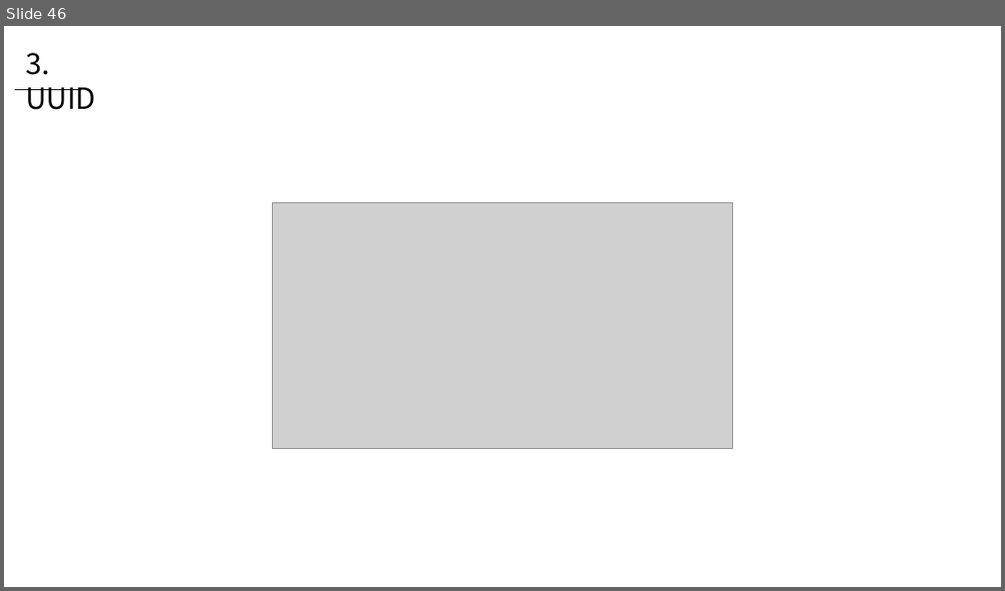
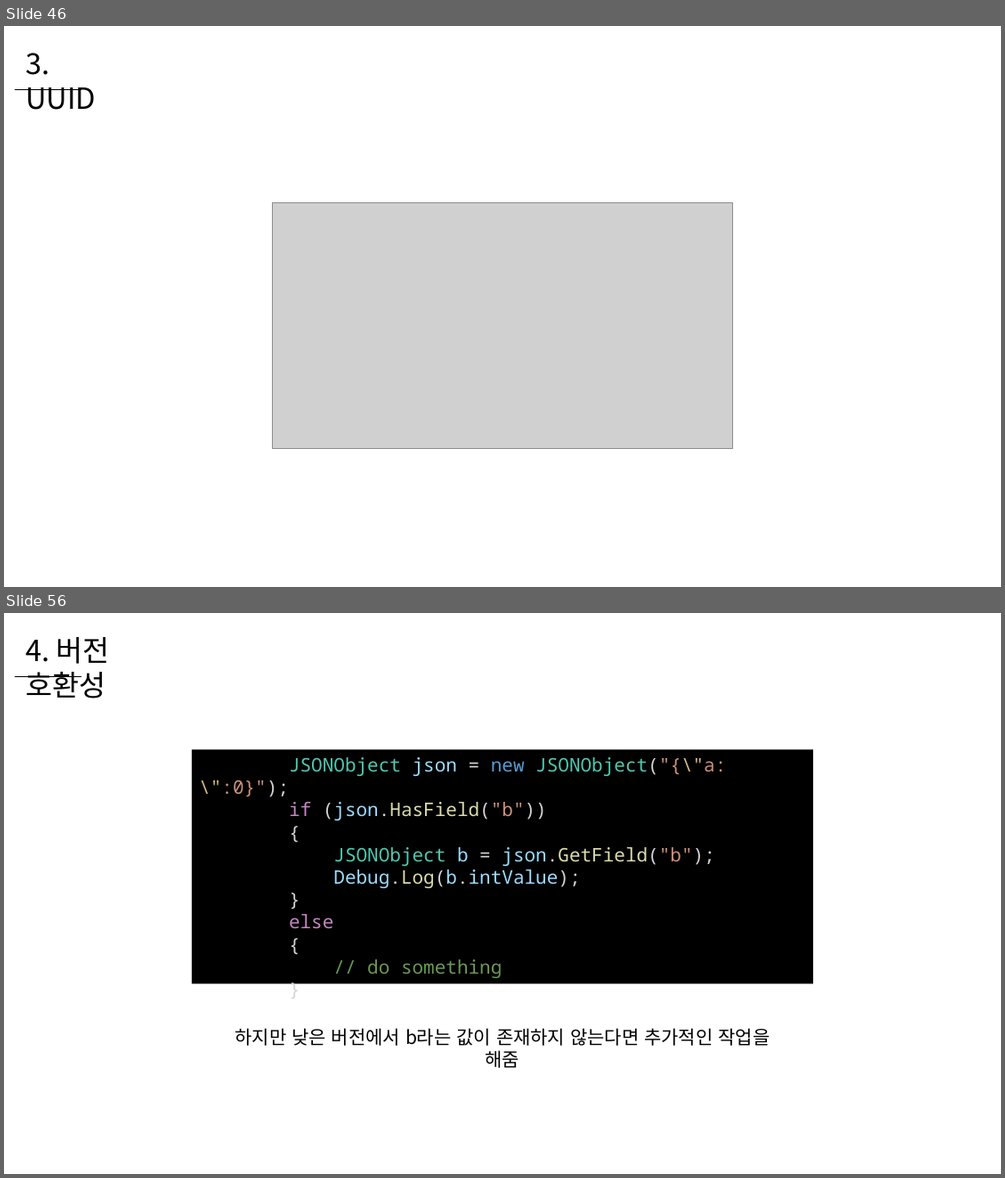
Before and after one commit to WooLyung/2022-Unity-Lecture, a slide deck: 5 - 데이터 관리 심화.pptx. Shown one above the other, each under a label of ours: slide 46 before the commit, slides 46 and 56 after it; the slides between them are not shown. The pictures are 1005x591 and 1005x1178 pixels, drawn with LibreOffice and Linux fonts; fonts in the diff are those of the drawing; grey boxes stand for pictures. Boxes give left, top, right and bottom in pixels: in the first picture for what was removed or moved away, otherwise in the second. Text is boxed around its words. In the diff, an @@ line names an element or a change of style, - is before the commit and + after.

```diff
--- a/5 - 데이터 관리 심화.pptx
+++ b/5 - 데이터 관리 심화.pptx
@@ slide 56 added at [4, 613, 1001, 1174], background #FFFFFF @@
@@ text added at [25, 637, 110, 698], 28 pt, text #000000 @@
+4. 버전 호환성
@@ line added from (15, 676) to (81, 676), #000000 0.5 pt @@
@@ rectangle added at [192, 750, 813, 984], fill #000000, 18 pt, text #4EC9B0 @@
+JSONObject json = new JSONObject("{\"a:\":0}");
+if (json.HasField("b"))
+{
+JSONObject b = json.GetField("b");
+Debug.Log(b.intValue);
+}
+else
+{
+// do something
+}
@@ text added at [235, 1028, 769, 1046], 18 pt, text #000000 @@
+하지만 낮은 버전에서 b라는 값이 존재하지 않는다면 추가적인 작업을 해줌
```
Also in this commit, not shown: 2 slides changed, 16 other slides added.
